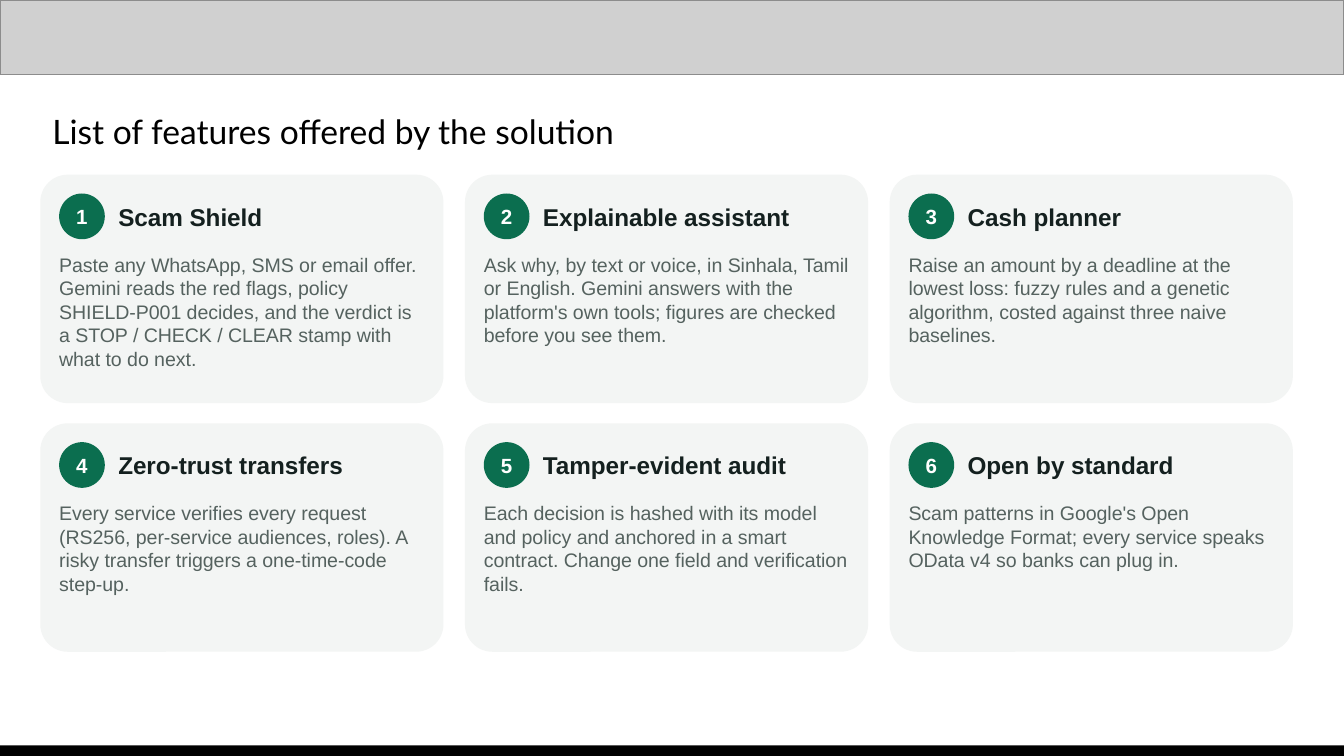
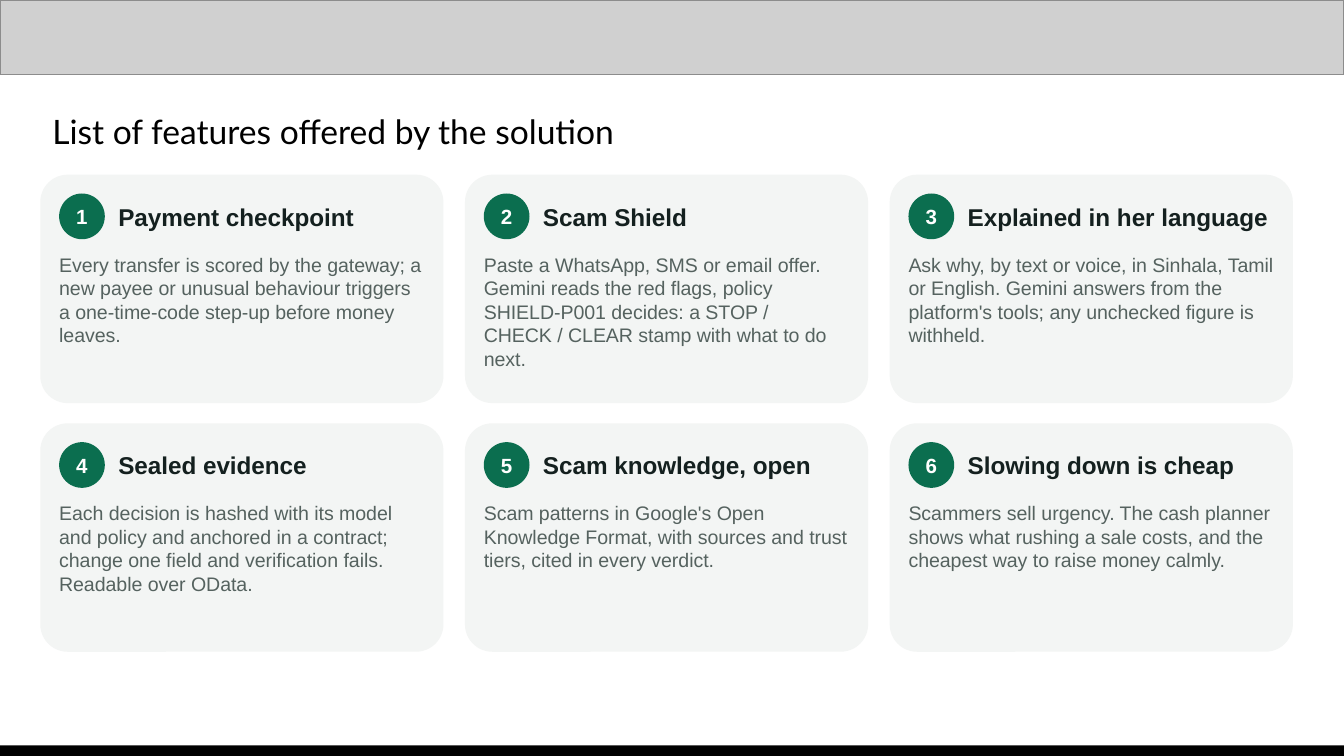
Before and after one commit to Adagard-Trios/AI-Buildathon-2026, a slide deck: slide 4 of docs/deck/FirstStep_AI_Builder_Cup_2026.pptx. Drawn at 1344x756 pixels with LibreOffice and Linux fonts; fonts in the diff are those of the drawing; grey boxes stand for pictures. Boxes give left, top, right and bottom in pixels: in the first picture for what was removed or moved away, otherwise in the second. Text is boxed around its words. In the diff, an @@ line names an element or a change of style, - is before the commit and + after.

Commit message:
Deck reframed around APP scams, PDF added, Scam Shield evaluated
- Deck: FirstStep as the last checkpoint before the money leaves. Regulation
  first (UK APP reimbursement, Singapore SRF, CBSL 'Be Scam Proof'), payment
  checkpoint as feature #1, flow starts at the transfer, a direct answer to
  'why not Google Messages or ScamShield', Scam Shield evaluation leads the
  benchmark slide. The two checks are described as side by side, not linked.
  PDF export for the submission portal.
- eval/scam_synthetic_v1.jsonl: 40 labelled English messages. Rules only
  9/20 recall; Gemini + rules on the live service 20/20, precision 1.00,
  0 false positives. Limits stated in the README and the deck.
- Demo script caption filled with the evaluation result.

```diff
--- a/docs/deck/FirstStep_AI_Builder_Cup_2026.pptx
+++ b/docs/deck/FirstStep_AI_Builder_Cup_2026.pptx
@@ text at [118, 208, 354, 231]: text changed @@
-Scam Shield
+Payment checkpoint
@@ text at [543, 208, 687, 227]: text changed @@
-Explainable assistant
+Scam Shield
@@ text at [968, 208, 1267, 231]: text changed @@
-Cash planner
+Explained in her language
@@ text at [59, 258, 421, 342]: text changed @@
-Paste any WhatsApp, SMS or email offer. Gemini reads the red flags, policy SHIELD-P001 decides, and the verdict is a STOP / CHECK / CLEAR stamp with what to do next.
+Every transfer is scored by the gateway; a new payee or unusual behaviour triggers a one-time-code step-up before money leaves.
@@ text at [484, 258, 827, 366]: text changed @@
-Ask why, by text or voice, in Sinhala, Tamil or English. Gemini answers with the platform's own tools; figures are checked before you see them.
+Paste a WhatsApp, SMS or email offer. Gemini reads the red flags, policy SHIELD-P001 decides: a STOP / CHECK / CLEAR stamp with what to do next.
@@ text at [909, 258, 1273, 342]: text changed @@
-Raise an amount by a deadline at the lowest loss: fuzzy rules and a genetic algorithm, costed against three naive baselines.
+Ask why, by text or voice, in Sinhala, Tamil or English. Gemini answers from the platform's tools; any unchecked figure is withheld.
@@ text at [118, 456, 307, 475]: text changed @@
-Zero-trust transfers
+Sealed evidence
@@ text at [543, 456, 811, 479]: text changed @@
-Tamper-evident audit
+Scam knowledge, open
@@ text at [968, 456, 1234, 479]: text changed @@
-Open by standard
+Slowing down is cheap
@@ text at [59, 506, 392, 591]: text changed @@
-Every service verifies every request (RS256, per-service audiences, roles). A risky transfer triggers a one-time-code step-up.
+Each decision is hashed with its model and policy and anchored in a contract; change one field and verification fails. Readable over OData.
@@ text at [484, 506, 847, 571]: text changed @@
-Each decision is hashed with its model and policy and anchored in a smart contract. Change one field and verification fails.
+Scam patterns in Google's Open Knowledge Format, with sources and trust tiers, cited in every verdict.
@@ text at [909, 506, 1270, 571]: text changed @@
-Scam patterns in Google's Open Knowledge Format; every service speaks OData v4 so banks can plug in.
+Scammers sell urgency. The cash planner shows what rushing a sale costs, and the cheapest way to raise money calmly.
```
Also in this commit, not shown: 7 other slides changed, 5 other files.
